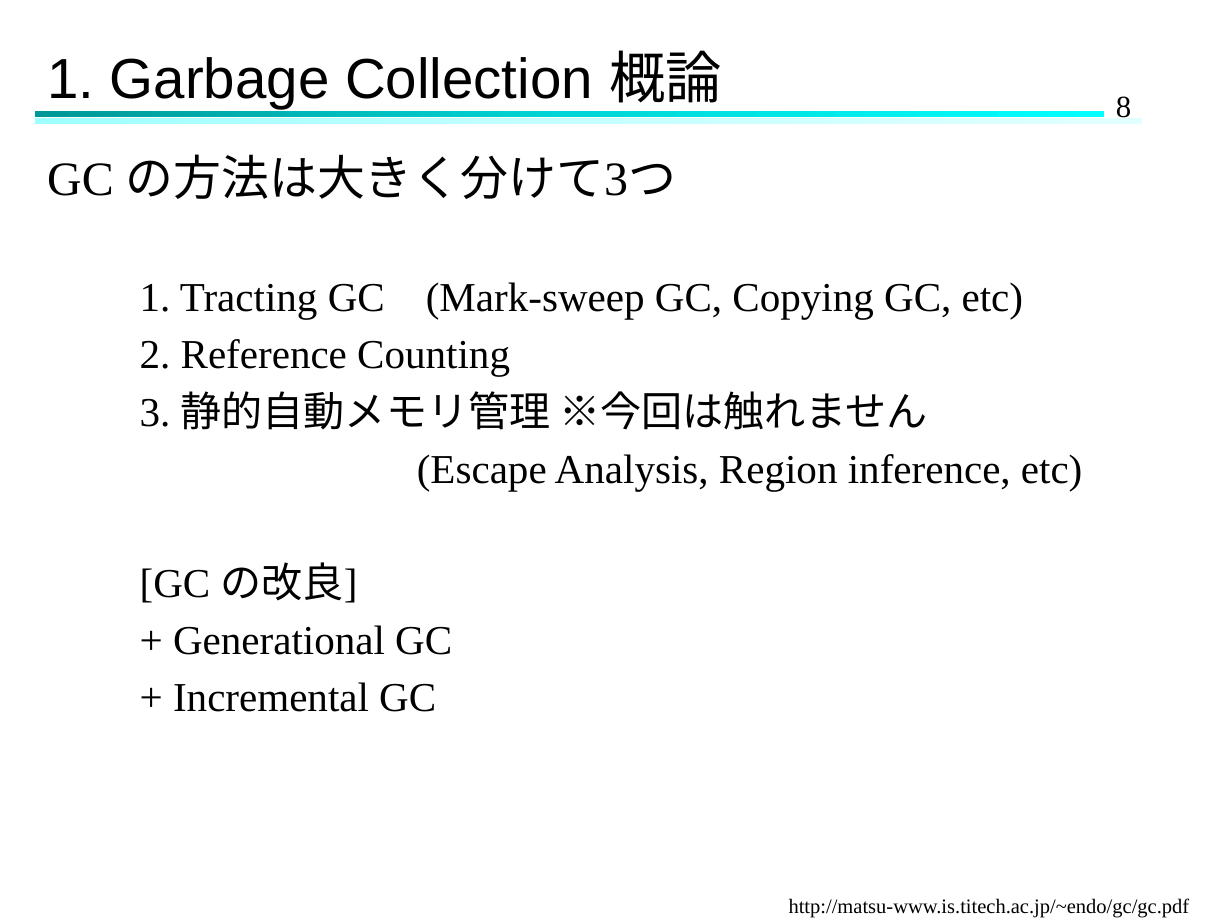
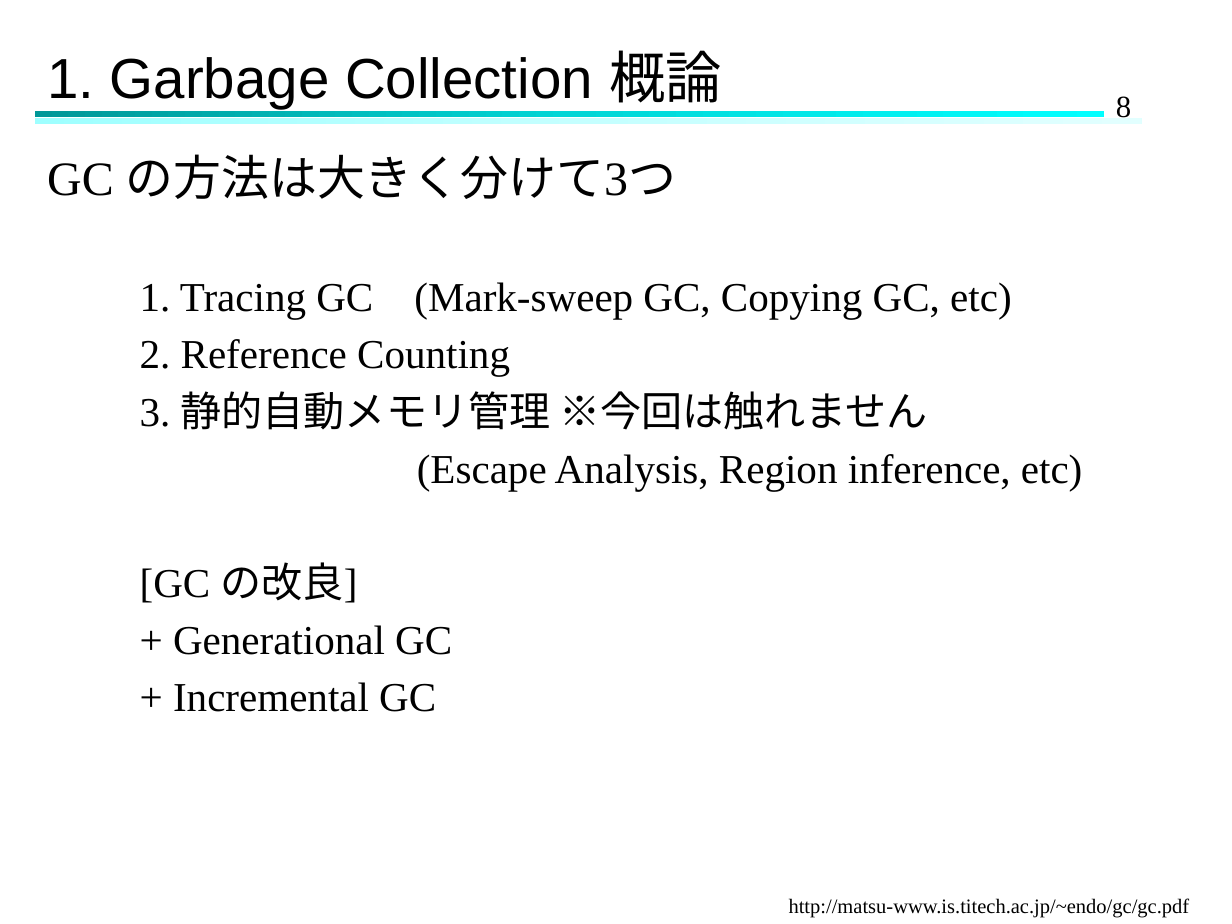
Before and after one commit to Hinata-Mikami/HinataMikami, a slide deck: slide 8 of 研究室関連/ゼミ/2024.11.27ゼミ.pptx. Drawn at 1232x924 pixels with LibreOffice and Linux fonts; fonts in the diff are those of the drawing. Boxes give left, top, right and bottom in pixels: in the first picture for what was removed or moved away, otherwise in the second. Text is boxed around its words. In the diff, an @@ line names an element or a change of style, - is before the commit and + after.

```diff
--- a/研究室関連/ゼミ/2024.11.27ゼミ.pptx
+++ b/研究室関連/ゼミ/2024.11.27ゼミ.pptx
@@ text at bbox=[140, 282, 1011, 319]: text changed @@
-1. Tracting GC (Mark-sweep GC, Copying GC, etc)
+1. Tracing GC (Mark-sweep GC, Copying GC, etc)
```
Also in this commit, not shown: 8 other slides changed, 31 other files.
